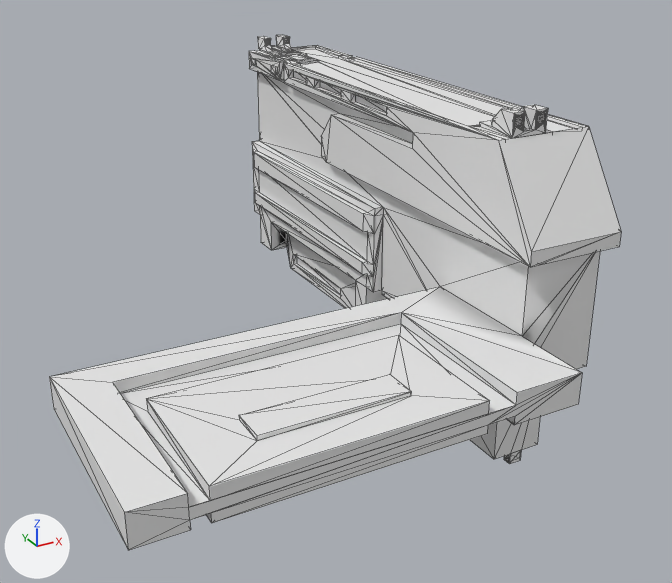
Before and after pictures for a commit that changed the OBJ model resources/assets/fallout_equestria/models/item/10mm pistol.obj.
One viewpoint serves both versions: a 50 mm camera at (-1.61, -15.44, 7.53) aimed at (4.18, -4.91, 2.26). Lighting does not change. The marker at lower left points along +X, +Y and +Z. Mesh edges are drawn as thin lines. Where no turn or scale is listed for an object, it has been applied to the vertices. Vertices at the same position are counted once.

Objects in the first picture: 'Model'.
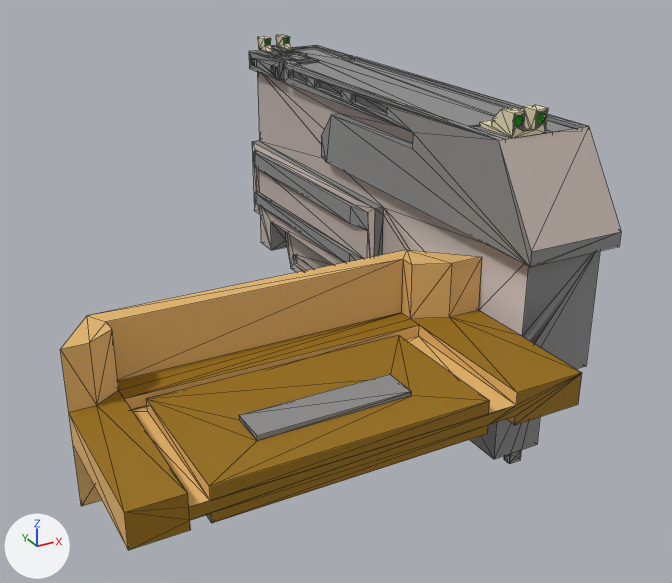
Pixel boxes [x1, y1, x2, y2] of what changed, in the pictures (672 x 583 px; the box of a moved part takes in the faces that stretch with it):
'Model', reshaped
    before: [49, 35, 621, 550]
    after: [60, 35, 621, 550]
part 1 of me_model, moved or reshaped
    before: [49, 45, 588, 549]
    after: [60, 45, 588, 549]
part 2 of me_model, recoloured
    both: [239, 45, 621, 464]
part 3 of me_model, recoloured (grey to beige)
    both: [258, 35, 548, 138]
part 4 of me_model, recoloured
    both: [257, 72, 621, 272]
part 5 of me_model, recoloured
    before: [113, 43, 546, 523]
    after: [207, 43, 546, 523]
part 6 of me_model, recoloured (grey to green)
    both: [265, 37, 545, 127]
part 7 of me_model, recoloured
    both: [250, 58, 278, 75]
part 8 of me_model, recoloured
    both: [124, 335, 582, 550]
part 9 of me_model, recoloured (grey to orange)
    both: [147, 400, 210, 500]

What changed in the scene script:
```text
Add mat_color_g0:
    mat_color_g0 = principled_material('Color_G0')
    mat_color_g0.base_color = (0.0, 0.8, 0.0)  # green #00e700
    mat_color_g0.roughness = 0.69
Add mat_color_02:
    mat_color_02 = principled_material('Color_02')
    mat_color_02.base_color = (0.0941, 0.0941, 0.0941)  # dark grey #565656
    mat_color_02.roughness = 0.69
Add mat_color_m0:
    mat_color_m0 = principled_material('Color_M0')
    mat_color_m0.base_color = (0.27, 0.27, 0.27)  # grey #8e8e8e
    mat_color_m0.roughness = 0.69
Add mat_color_m:
    mat_color_m = principled_material('_Color_M')
    mat_color_m.base_color = (0.533, 0.449, 0.411)  # light grey #c1b3ac
    mat_color_m.roughness = 0.69
Add mat_color_03:
    mat_color_03 = principled_material('Color_03')
    mat_color_03.base_color = (0.8, 0.48, 0.157)  # orange #e7b86e
    mat_color_03.roughness = 0.69
Add mat_color_c0:
    mat_color_c0 = principled_material('Color_C0')
    mat_color_c0.base_color = (0.32, 0.16, 0.0)  # yellow #996f00
    mat_color_c0.roughness = 0.69
Add mat_color_h0:
    mat_color_h0 = principled_material('Color_H0')
    mat_color_h0.base_color = (0.295, 0.38, 0.398)  # grey #94a6a9
    mat_color_h0.roughness = 0.69
Add mat_color_d0:
    mat_color_d0 = principled_material('Color_D0')
    mat_color_d0.base_color = (0.8, 0.718, 0.48)  # beige #e7dcb8
    mat_color_d0.roughness = 0.69
Change me_model:
    remove me_model.from_pydata(...)  # 935 vertices, 1906 faces; spans x 0.0..6.6, y -8.66..0.17, z 0.13..5.09
    add me_model.from_pydata(...)  # 964 vertices, 1972 faces; spans x 0.0..6.6, y -8.66..0.17, z 0.13..5.09
    me_model part 1
    20 vertices are removed from x 0.0..6.41, y -5.86..0.02, z 2.05..4.8
    132 faces are deleted
    28 vertices are added at x 0.0..6.46, y -6.73..-0.11, z 1.27..4.8
    10 new vertices lie (0.0, 1.93, 0.0) away from vertices in x 0.0..4.36, y -8.66, z 2.05..2.47
    6 new vertices lie (0.0, -3.55, 0.0) away from vertices in x 5.05..6.51, y -0.23, z 2.08..3.05
    5 new vertices lie (0.0, 0.0, -0.78) away from vertices in x 0.0..4.36, y -6.73..-6.32, z 2.05
    64 new faces join them, mat_color_m0 (grey #8e8e8e)
    33 new faces join them, mat_color_m (light grey #c1b3ac)
    8 new faces join them, mat_color_h0 (grey #94a6a9)
    19 new faces join them, mat_color_c0 (yellow #996f00)
    70 new faces join them, mat_color_03 (orange #e7b86e)
    4 new faces join them, mat_frontcol (white #e7e7e7)
    me_model part 2: 643 faces spanning x 1.5..6.6, y -8.66..0.02, z 0.13..4.86 switch from mat_frontcol (white #e7e7e7) to mat_color_m0 (grey #8e8e8e)
    me_model part 3: 369 faces spanning x 5.34..6.51, y -7.47..0.06, z 0.3..5.09 switch from mat_frontcol (white #e7e7e7) to mat_color_d0 (beige #e7dcb8)
    me_model part 4: 197 faces spanning x 5.13..6.51, y -7.81..0.02, z 0.93..4.86 switch from mat_frontcol (white #e7e7e7) to mat_color_m (light grey #c1b3ac)
    me_model part 5: 246 faces spanning x 0.59..6.22, y -8.66..0.17, z 0.93..5.06 switch from mat_frontcol (white #e7e7e7) to mat_color_h0 (grey #94a6a9)
    me_model part 6: 88 faces spanning x 5.35..5.82, y -7.04..-0.21, z 4.92..5.06 switch from mat_frontcol (white #e7e7e7) to mat_color_g0 (green #00e700)
    me_model part 7: 40 faces spanning x 5.1..6.55, y -1.16..-0.13, z 4.58..4.71 switch from mat_frontcol (white #e7e7e7) to mat_color_02 (dark grey #565656)
    me_model part 8: 40 faces spanning x 0.0..6.4, y -8.66..-2.95, z 2.05..4.04 switch from mat_frontcol (white #e7e7e7) to mat_color_c0 (yellow #996f00)
    me_model part 9: 9 faces spanning x 0.59..3.99, y -8.66..-6.85, z 2.05..2.47 switch from mat_frontcol (white #e7e7e7) to mat_color_03 (orange #e7b86e)
    add me_model.materials.append(mat_color_01)  # grey #a9b7b9
```
